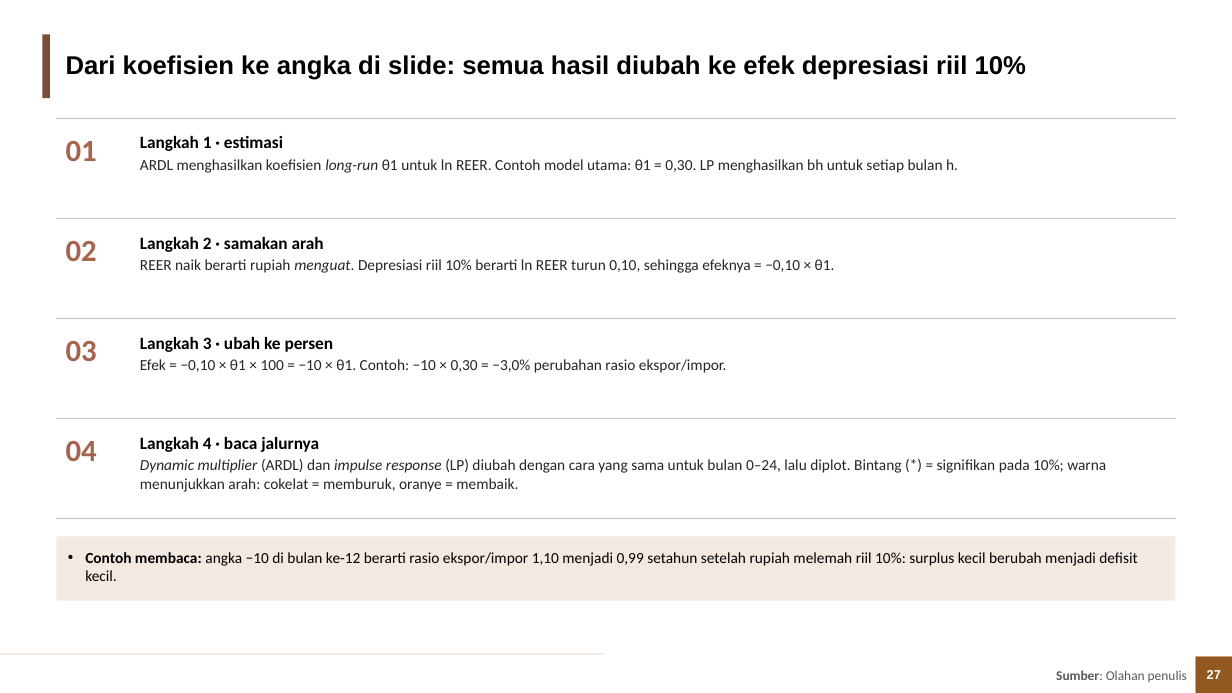
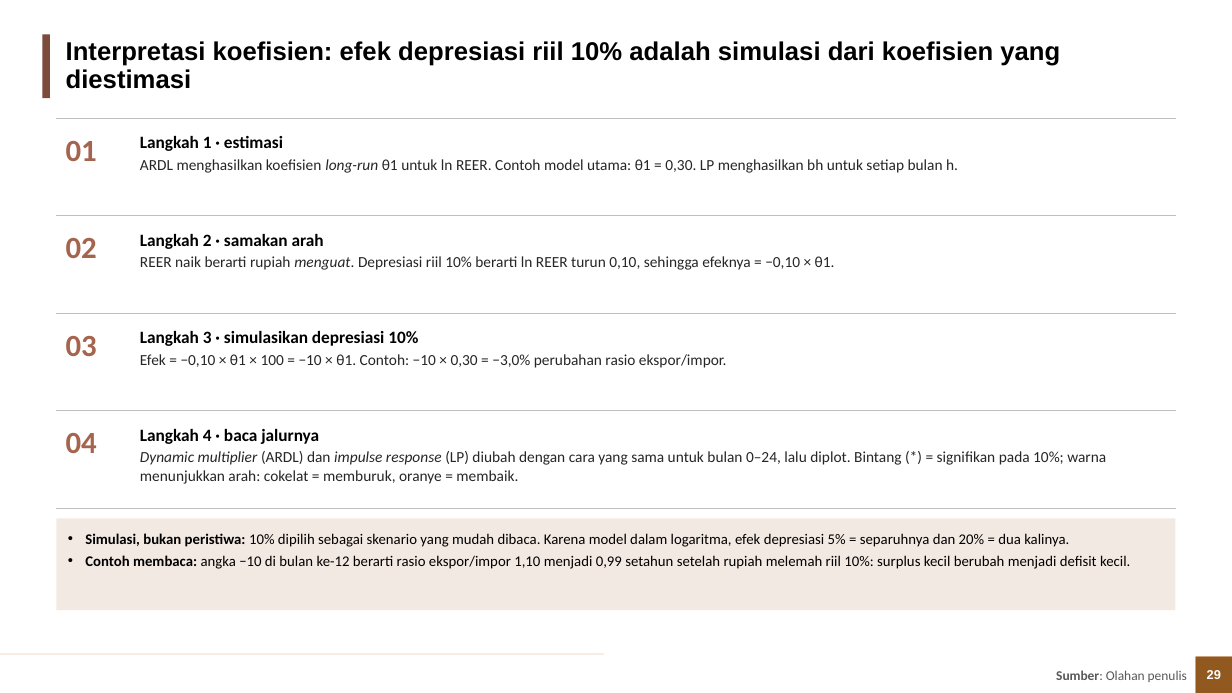
Before and after one commit to muhamadhaikal128/Pengaruh-Depresiasi-Rupiah-Terhadap-Trade-Balance, a slide deck: slide 29 of Haikal/output/3_ppt/Depresiasi_Rupiah_Trade_Balance.pptx (slide 27 before the commit). Drawn at 1232x693 pixels with LibreOffice and Linux fonts; fonts in the diff are those of the drawing; background and template pictures are left out. Boxes give left, top, right and bottom in pixels: in the first picture for what was removed or moved away, otherwise in the second. Text is boxed around its words. In the diff, an @@ line names an element or a change of style, - is before the commit and + after.

Commit message:
Haikal: revisi metodologi (ARDL vs LP, intuisi LP, interpretasi koefisien), episode vs IPI mitra dan PDB, RQ1 dibedah diperjelas, mengapa negatif + lanjutan

```diff
--- a/Haikal/output/3_ppt/Depresiasi_Rupiah_Trade_Balance.pptx
+++ b/Haikal/output/3_ppt/Depresiasi_Rupiah_Trade_Balance.pptx
@@ title at [66,41,1060,89]: text changed @@
-Dari koefisien ke angka di slide: semua hasil diubah ke efek depresiasi riil 10%
+Interpretasi koefisien: efek depresiasi riil 10% adalah simulasi dari koefisien yang diestimasi
@@ 3 texts, 1 line: place and size @@
-3 texts, 1 line at [56,318,1176,492]
+3 texts, 1 line at [56,313,1176,484]
@@ text at [140,331,418,346]: text changed @@
-Langkah 3 · ubah ke persen
+Langkah 3 · simulasikan depresiasi 10%
@@ line moved from (56, 419) - (1176, 419) to (56, 410) - (1176, 410) @@
@@ line moved from (56, 518) - (1176, 518) to (56, 508) - (1176, 508) @@
@@ rectangle "Simulasi, bukan peristiwa: 10% dipilih ...": place and size @@
-rectangle "Simulasi, bukan peristiwa: 10% dipilih ..." at [56,537,1176,601]
+rectangle "Simulasi, bukan peristiwa: 10% dipilih ..." at [56,518,1176,610]
@@ text in rectangle at [85,533,1069,547]: paragraph added @@
+• Simulasi, bukan peristiwa: 10% dipilih sebagai skenario yang mudah dibaca. Karena model dalam logaritma, efek depresiasi 5% = separuhnya dan 20% = dua kalinya.
@@ text in rectangle at [85,555,1130,569]: size 12 to 11.5 pt in "Contoh membaca: angka −10 di bulan ke-12 ..."; more space between paragraphs @@
@@ page number at [1207,670,1221,679]: text changed @@
-27
+29
```
Also in this commit, not shown: 5 other slides changed, 5 slides added, 2 slides removed, 6 other files.
